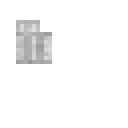
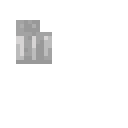
Layered file, before and after one edit (128px x 128px). Changes by layer:
added layer "Layer 6" above "palette" over 16, 20, 52, 64
